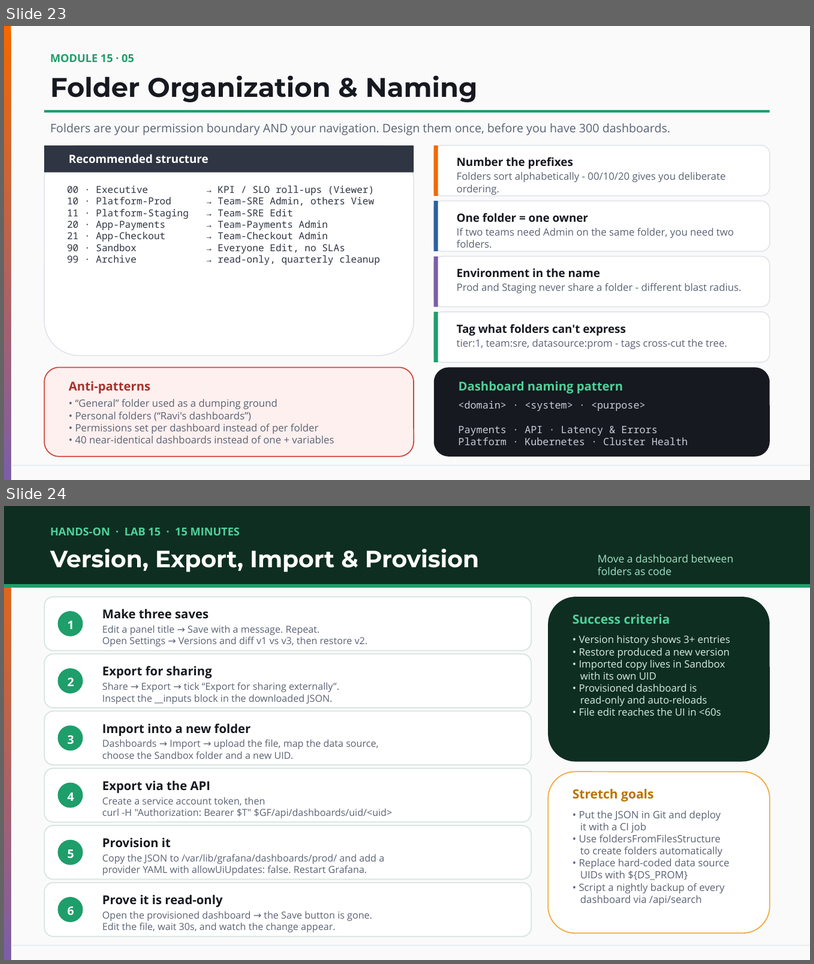
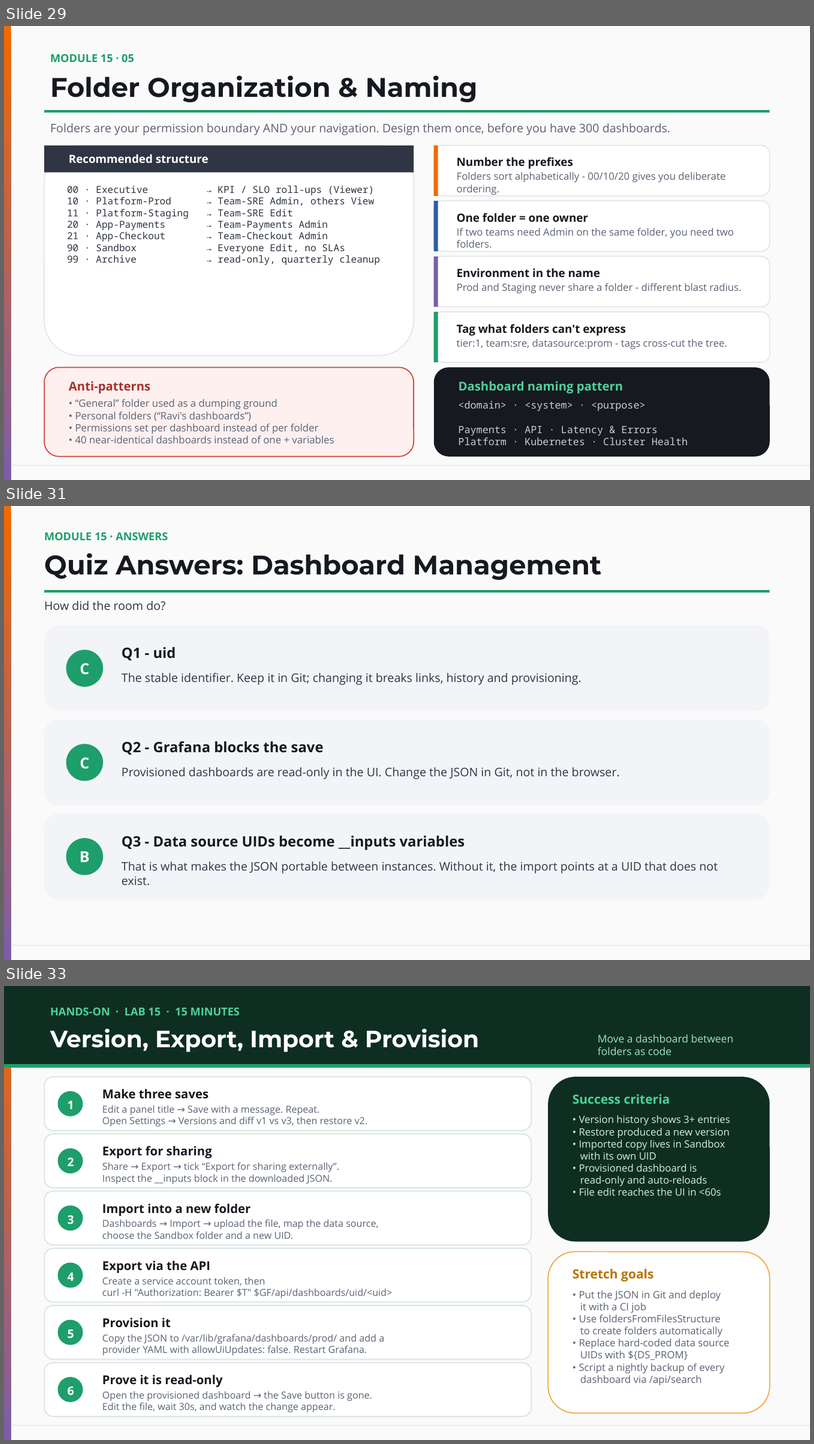
Before and after one commit to vikash-verma-profile/garfana-August-2026, a slide deck: Day-4/Day-4.pptx. Shown one above the other, each under a label of ours: slides 23 and 24 before the commit, slides 29, 31 and 33 after it; the slides between them are not shown. The pictures are 814x964 and 814x1444 pixels, drawn with LibreOffice and Linux fonts; fonts in the diff are those of the drawing. Boxes give left, top, right and bottom in pixels: in the first picture for what was removed or moved away, otherwise in the second. Text is boxed around its words. In the diff, an @@ line names an element or a change of style, - is before the commit and + after.

```diff
--- a/Day-4/Day-4.pptx
+++ b/Day-4/Day-4.pptx
@@ slide 31 added at box(4, 506, 810, 960), background #FAFAFB; not listed: 2 template elements that a slide beside it also shows @@
@@ text added at box(44, 532, 168, 540), 13 pt, text #1E9E6A, bold @@
+MODULE 15 · ANSWERS
@@ text added at box(44, 553, 602, 580), 32 pt, text #16191F, bold @@
+Quiz Answers: Dashboard Management
@@ rectangle added at box(45, 590, 770, 592), fill #1E9E6A @@
@@ text added at box(44, 601, 165, 610), 14 pt, text #2F3542 @@
+How did the room do?
@@ rounded rectangle added at box(45, 625, 770, 711), fill #F2F4F8 @@
@@ text added at box(122, 647, 176, 660), 17 pt, text #16191F, bold @@
+Q1 - uid
@@ ellipse added at box(66, 650, 103, 687), fill #1E9E6A, 18 pt, text #FFFFFF, bold @@
+C
@@ text added at box(122, 673, 582, 685), 14 pt, text #2F3542 @@
+The stable identifier. Keep it in Git; changing it breaks links, history and provisioning.
@@ rounded rectangle added at box(45, 720, 770, 805), fill #F2F4F8 @@
@@ ellipse added at box(66, 744, 103, 781), fill #1E9E6A, 18 pt, text #FFFFFF, bold @@
+C
@@ text added at box(122, 741, 324, 754), 17 pt, text #16191F, bold @@
+Q2 - Grafana blocks the save
@@ text added at box(122, 767, 620, 779), 14 pt, text #2F3542 @@
+Provisioned dashboards are read-only in the UI. Change the JSON in Git, not in the browser.
@@ rounded rectangle added at box(45, 813, 770, 899), fill #F2F4F8 @@
@@ ellipse added at box(66, 838, 103, 875), fill #1E9E6A, 18 pt, text #FFFFFF, bold @@
+B
@@ text added at box(122, 835, 465, 850), 17 pt, text #16191F, bold @@
+Q3 - Data source UIDs become __inputs variables
@@ text added at box(122, 861, 718, 885), 14 pt, text #2F3542 @@
+That is what makes the JSON portable between instances. Without it, the import points at a UID that does not exist.
@@ what was slide 23 is now slide 29 @@
@@ what was slide 24 is now slide 33 @@
```
Also in this commit, not shown: 11 other slides added.
